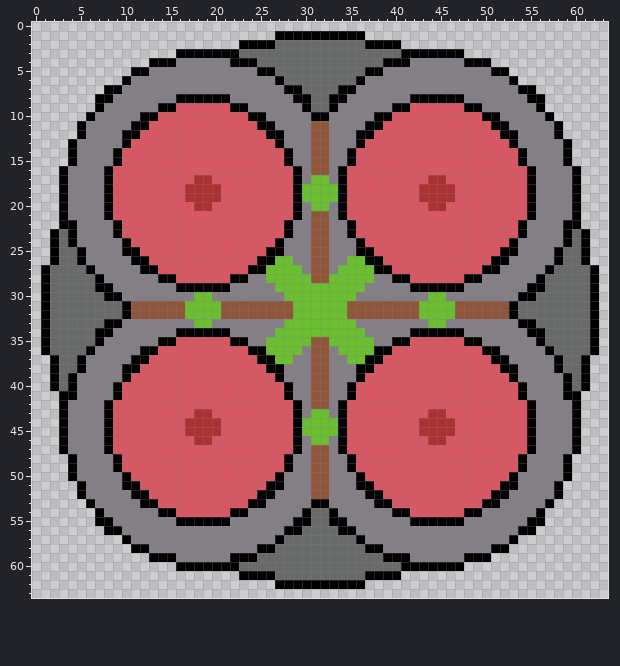
Pixel-art file -- assets/textures/castle.aseprite. The first picture shows the starting point.
64x64 pixels, 1 frame.
After the commit:
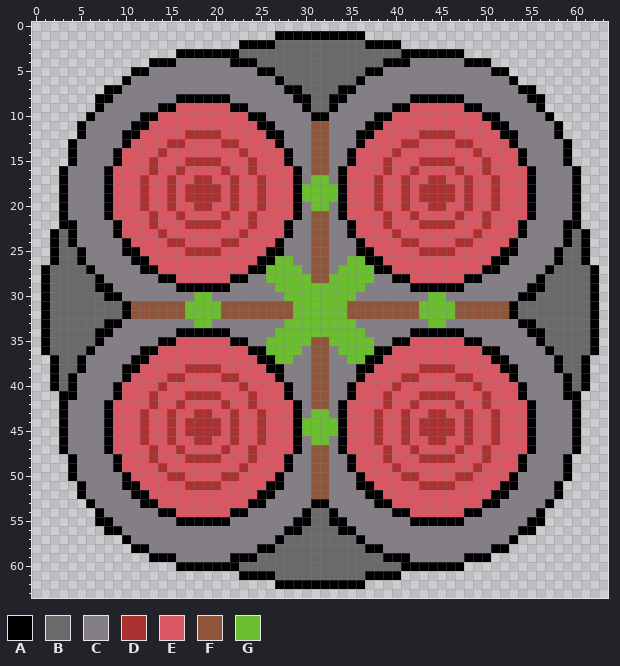
Palette (. is transparent): A #000000  B #696a6a  C #847e87  D #ac3232  E #d95763  F #8f563b  G #6abe30
Author's note on the commit: Update sprite again. Mention max level in Instructions
Change:
Changed rows in their new state; - is an unchanged pixel.
Layer "Layer 6":
first column x 12:
12 -----DDDD----------------------DDDD-----
13 ---DD----DD------------------DD----DD---
14 --D--------D----------------D--------D--
15 -D---DDDD---D--------------D---DDDD---D-
16 -D--D----D--D--------------D--D----D--D-
17 D--D------D--D------------D--D------D--D
18 D--D------D--D------------D--D------D--D
19 D--D------D--D------------D--D------D--D
20 D--D------D--D------------D--D------D--D
21 -D--D----D--D--------------D--D----D--D-
22 -D---DDDD---D--------------D---DDDD---D-
23 --D--------D----------------D--------D--
24 ---DD----DD------------------DD----DD---
25 -----DDDD----------------------DDDD-----
first column x 12:
38 -----DDDD----------------------DDDD-----
39 ---DD----DD------------------DD----DD---
40 --D--------D----------------D--------D--
41 -D---DDDD---D--------------D---DDDD---D-
42 -D--D----D--D--------------D--D----D--D-
43 D--D------D--D------------D--D------D--D
44 D--D------D--D------------D--D------D--D
45 D--D------D--D------------D--D------D--D
46 D--D------D--D------------D--D------D--D
47 -D--D----D--D--------------D--D----D--D-
48 -D---DDDD---D--------------D---DDDD---D-
49 --D--------D----------------D--------D--
50 ---DD----DD------------------DD----DD---
51 -----DDDD----------------------DDDD-----
Where, in picture pixels (left, top, right, bottom), the same in both pictures:
changed: (140, 130, 266, 256)
changed: (374, 130, 500, 256)
changed: (140, 364, 266, 490)
changed: (374, 364, 500, 490)
